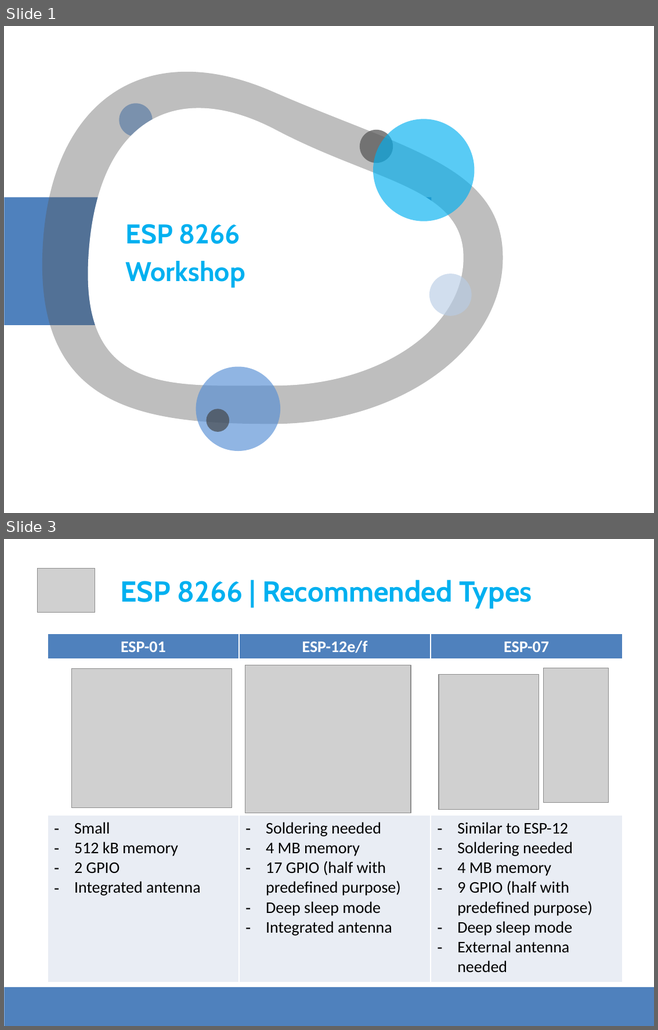
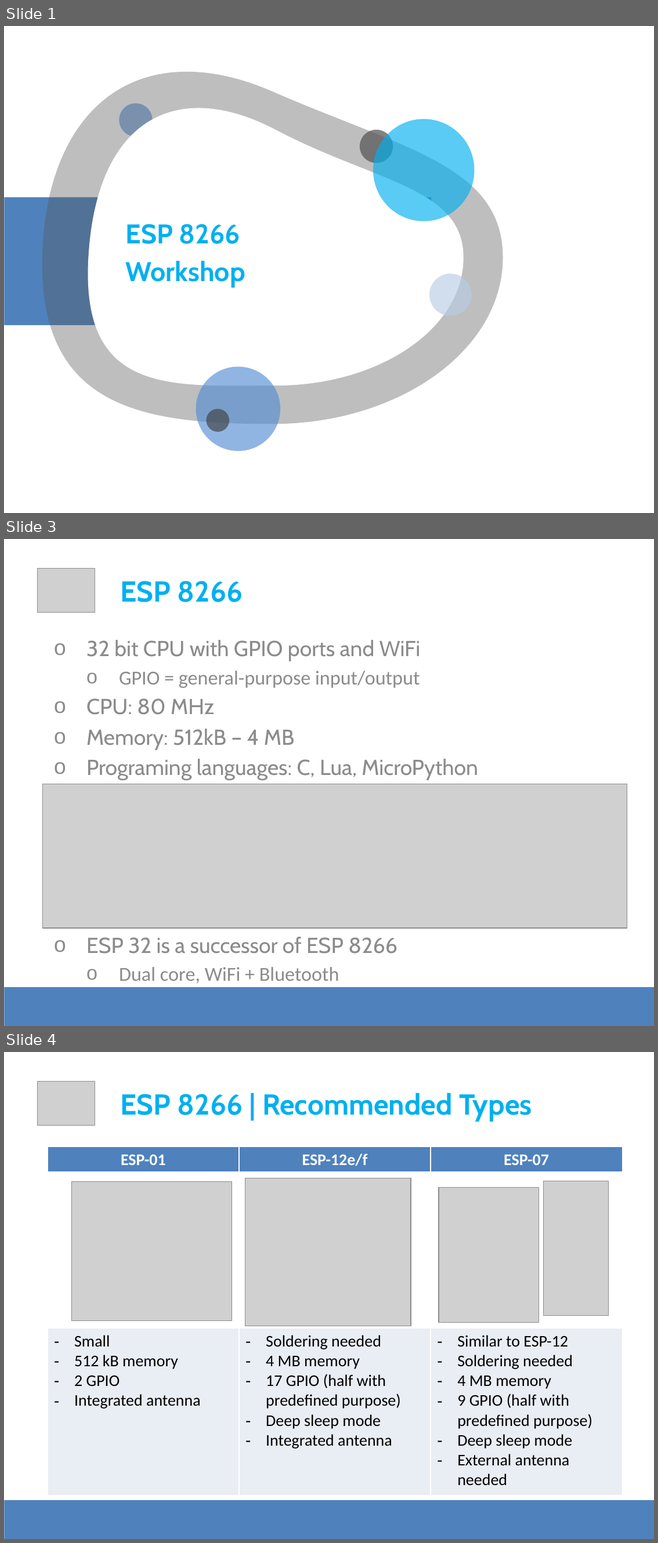
Before and after one commit to apolo-11/es-workshop-esp8266, a slide deck: DevSession - ESP8266.pptx. Shown one above the other, each under a label of ours: slides 1 and 3 before the commit, slides 1, 3 and 4 after it; the slides between them are not shown. The pictures are 658x1030 and 658x1543 pixels, drawn with LibreOffice and Linux fonts; fonts in the diff are those of the drawing; grey boxes stand for pictures. Boxes give left, top, right and bottom in pixels: in the first picture for what was removed or moved away, otherwise in the second. Text is boxed around its words. In the diff, an @@ line names an element or a change of style, - is before the commit and + after.

Commit message:
presentation + python, driver, LuaLoader

```diff
--- a/DevSession - ESP8266.pptx
+++ b/DevSession - ESP8266.pptx
@@ slide 3 added at box(4, 539, 654, 1026), background #FFFFFF @@
@@ picture added at box(37, 568, 95, 613) @@
@@ text added at box(121, 581, 242, 602), 32 pt, text #00B0F0, bold @@
+ESP 8266
@@ text added at box(86, 640, 478, 780), 24 pt, text #8C8C8C @@
+o 32 bit CPU with GPIO ports and WiFi
+  o GPIO = general-purpose input/output
+o CPU: 80 MHz
+o Memory: 512kB – 4 MB
+o Programing languages: C, Lua, MicroPython
@@ picture added at box(42, 784, 626, 928) @@
@@ text added at box(86, 937, 397, 983), 24 pt, text #8C8C8C @@
+o ESP 32 is a successor of ESP 8266
+  o Dual core, WiFi + Bluetooth
@@ rectangle added at box(4, 987, 654, 1026), fill #4F81BD @@
@@ what was slide 3 is now slide 4 @@
```
Also in this commit, not shown: 3 slides changed, 9 other slides added, 4 slides removed, 3 other files.
